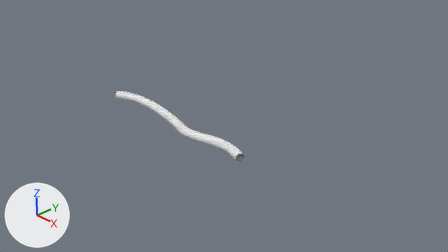
Renders of the Blender file Infection Protocol/Assets/Models/Characters/Worm.blend from each side of a commit.
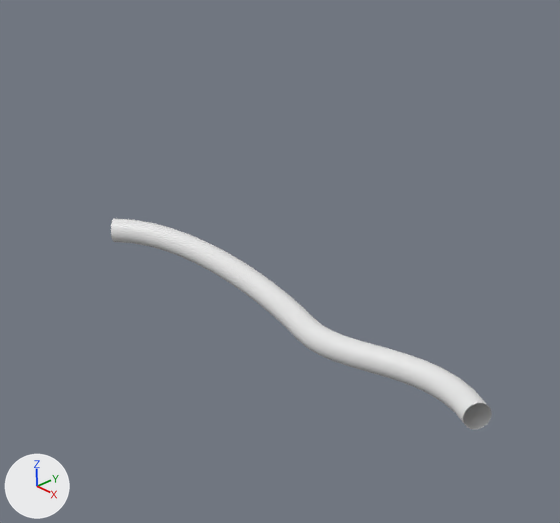
Old and new are each drawn from the file's camera 'Camera' and again close up on the part from 17% to 60% of the width and 7% to 77% of the height. Arrows for +X, +Y and +Z are at lower left; the lights stay in place.

The first close-up shows 'BezierCurve'.
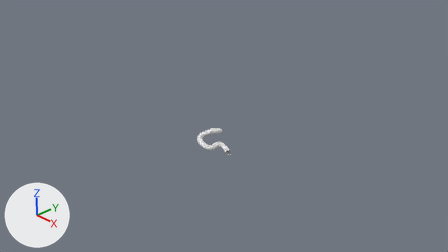
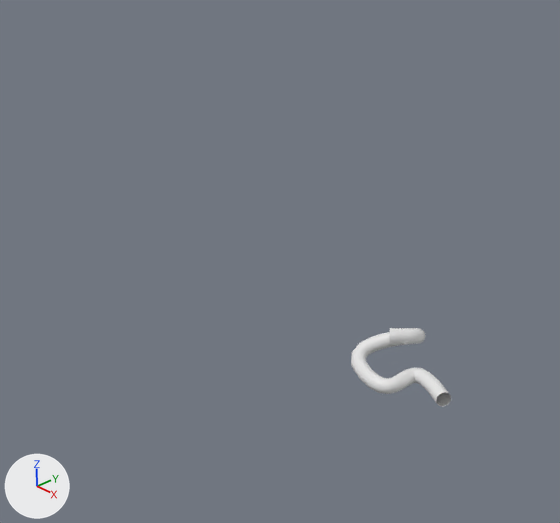
What differs and where, as boxes [x1, y1, x2, y2] in the close-ups (560 x 523 px):
'BezierCurve', reshaped (74% narrower, 62% shorter): before [111, 218, 492, 429]; after [351, 328, 451, 407]

The change, as a diff of the scene's bpy script:
```diff
--- a/Infection Protocol/Assets/Models/Characters/Worm.blend.py
+++ b/Infection Protocol/Assets/Models/Characters/Worm.blend.py
@@ cu_beziercurve_001 @@
 _sp = cu_beziercurve_001.splines.new('BEZIER'); _sp.bezier_points.add(2)
-_sp.bezier_points.foreach_set('co', [-3.907, -0.000563, 0.0094, -1.0, 0.0, 0.0, 1.0, 0.0, 0.0])
-_sp.bezier_points.foreach_set('handle_left', [-4.407, -0.501, 0.0094, -1.817, 0.253, 0.0, 0.0968, 0.429, 0.0])
-_sp.bezier_points.foreach_set('handle_right', [-3.407, 0.499, 0.0094, -0.325, -0.209, 0.0, 1.724, -0.344, 0.0])
+_sp.bezier_points.foreach_set('co', [0.00266, 0.0409, 0.281, -0.113, -0.116, -0.0378, 0.624, 0.0178, -0.0189])
+_sp.bezier_points.foreach_set('handle_left', [-0.497, -0.459, 0.281, -0.93, 0.137, -0.0378, -0.279, 0.447, -0.0189])
+_sp.bezier_points.foreach_set('handle_right', [0.503, 0.541, 0.281, 0.562, -0.325, -0.0378, 1.348, -0.326, -0.0189])
 for _p, _l, _r in zip(_sp.bezier_points, ['ALIGNED', 'ALIGNED', 'ALIGNED'], ['ALIGNED', 'ALIGNED', 'ALIGNED']): _p.handle_left_type = _l; _p.handle_right_type = _r
@@ cu_beziercurve_001 @@
 cu_beziercurve_001.bevel_resolution = 6
-cu_beziercurve_001.bevel_depth = 0.112
+cu_beziercurve_001.bevel_depth = 0.06
 cu_beziercurve_001.fill_mode = 'FULL'
```
